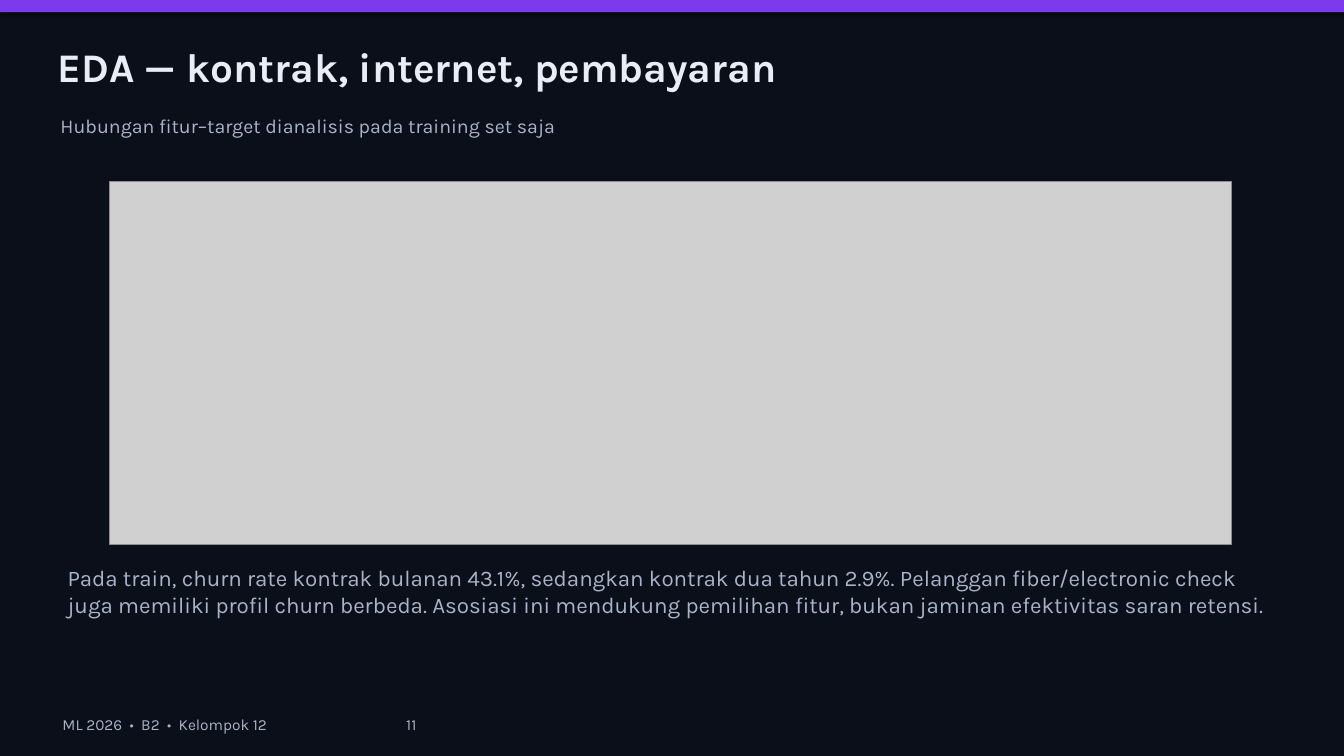
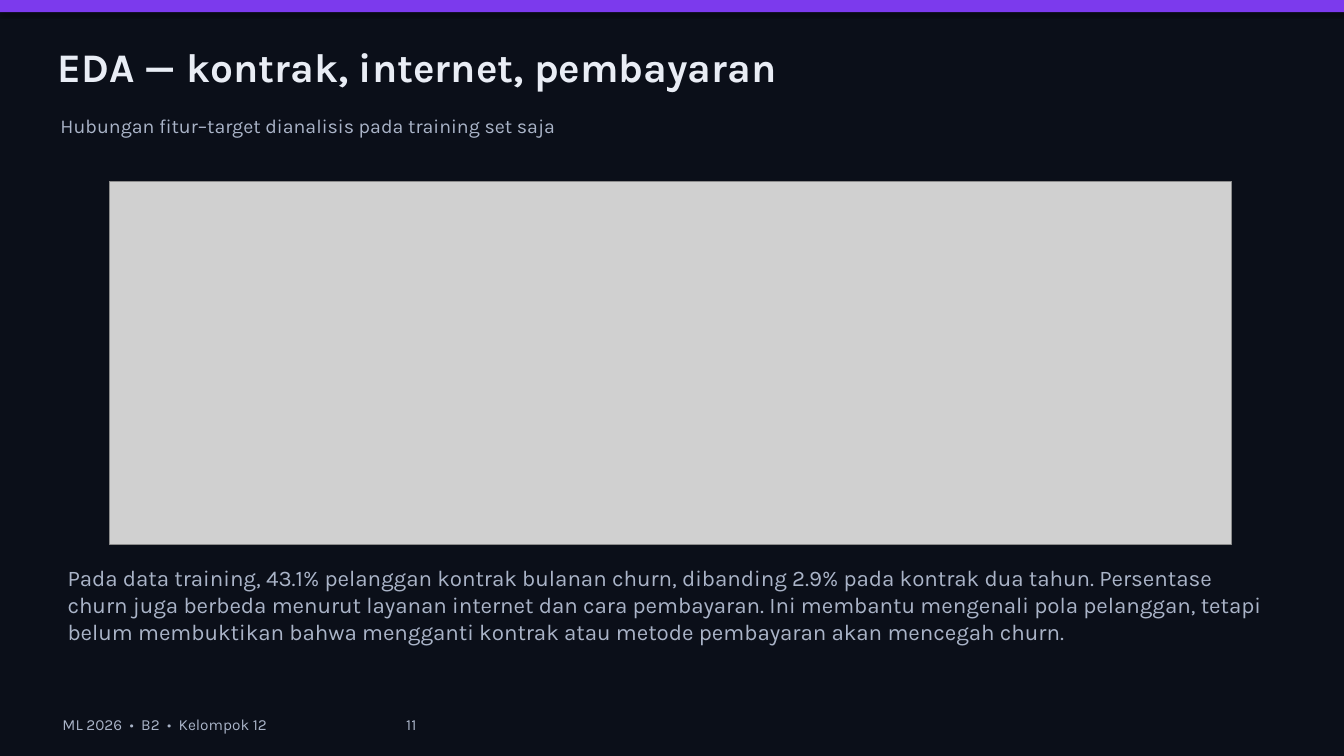
Before and after one commit to makhdanramadhan-ui/Machine-Learning-Project, a slide deck: slide 11 of docs/ML2026_B2_Kelompok12_PrediksiCustomerChurn.pptx. Drawn at 1344x756 pixels with LibreOffice and Linux fonts; fonts in the diff are those of the drawing; grey boxes stand for pictures. Boxes give left, top, right and bottom in pixels: in the first picture for what was removed or moved away, otherwise in the second. Text is boxed around its words. In the diff, an @@ line names an element or a change of style, - is before the commit and + after.

```diff
--- a/docs/ML2026_B2_Kelompok12_PrediksiCustomerChurn.pptx
+++ b/docs/ML2026_B2_Kelompok12_PrediksiCustomerChurn.pptx
@@ text at bbox=[68, 570, 1261, 646]: text changed @@
-Pada train, churn rate kontrak bulanan 43.1%, sedangkan kontrak dua tahun 2.9%. Pelanggan fiber/electronic check juga memiliki profil churn berbeda. Asosiasi ini mendukung pemilihan fitur, bukan jaminan efektivitas saran retensi.
+Pada data training, 43.1% pelanggan kontrak bulanan churn, dibanding 2.9% pada kontrak dua tahun. Persentase churn juga berbeda menurut layanan internet dan cara pembayaran. Ini membantu mengenali pola pelanggan, tetapi belum membuktikan bahwa mengganti kontrak atau metode pembayaran akan mencegah churn.
```
Also in this commit, not shown: 5 other slides changed, 36 other files.
